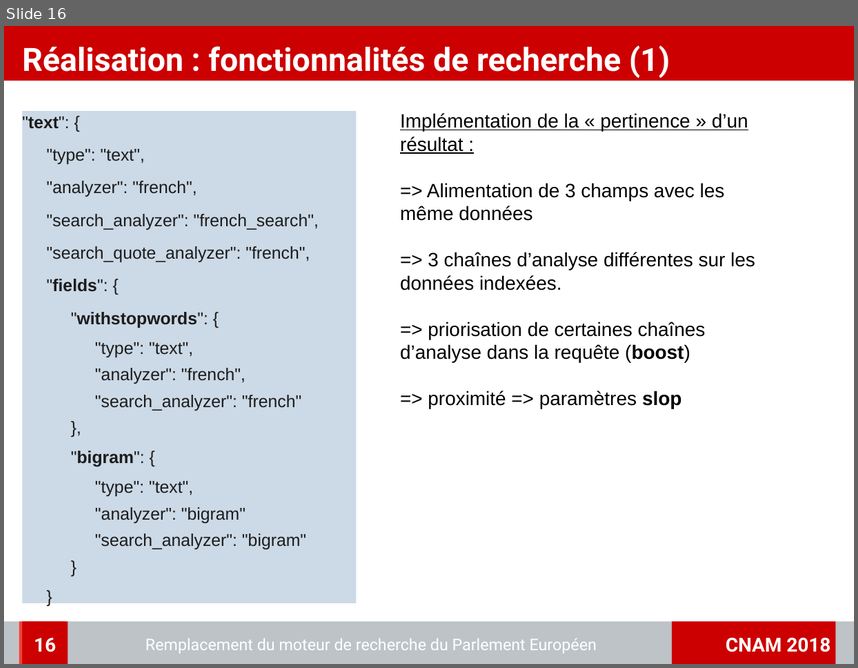
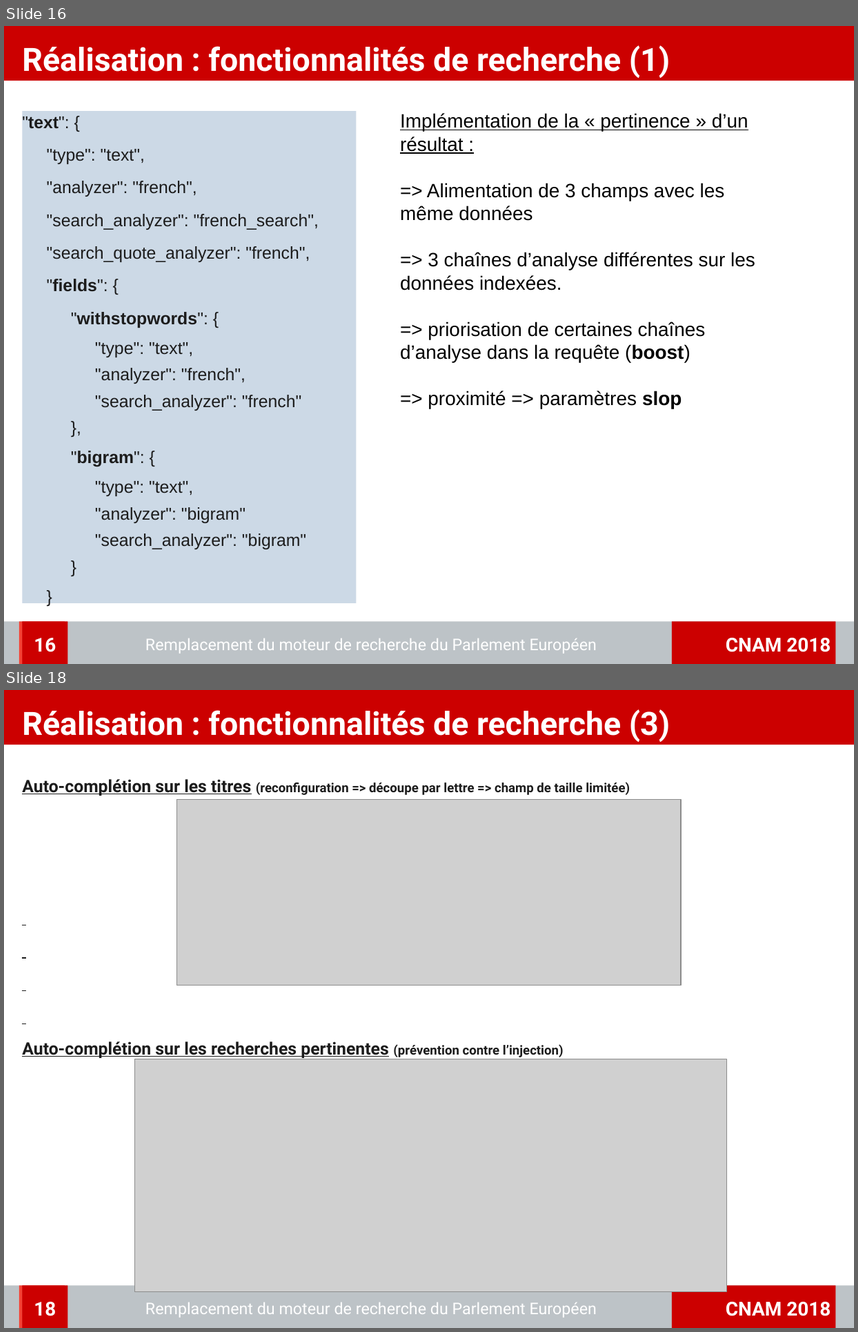
Before and after one commit to charleshuber/4tfront, a slide deck: memoire/presentation/memoire_presentation.odp. Shown one above the other, each under a label of ours: slide 16 before the commit, slides 16 and 18 after it; the slides between them are not shown. The pictures are 858x668 and 858x1332 pixels, drawn with LibreOffice and Linux fonts; fonts in the diff are those of the drawing; grey boxes stand for pictures; background and template pictures are left out. Boxes give left, top, right and bottom in pixels: in the first picture for what was removed or moved away, otherwise in the second. Text is boxed around its words. In the diff, an @@ line names an element or a change of style, - is before the commit and + after.

```diff
--- a/memoire/presentation/memoire_presentation.odp
+++ b/memoire/presentation/memoire_presentation.odp
@@ slide 18 added at [4,690,854,1328], background picture (left out); not listed: 4 template elements that a slide beside it also shows @@
@@ title added at [22,709,670,742], 30 pt, text #FFFFFF, bold @@
+Réalisation : fonctionnalités de recherche (3)
@@ text added at [22,779,630,1058], 12 pt, text #1C1C1C, bold @@
+Auto-complétion sur les titres (reconfiguration => découpe par lettre => champ de taille limitée)
+Auto-complétion sur les recherches pertinentes (prévention contre l’injection)
@@ picture added at [176,800,682,985] @@
@@ picture added at [134,1058,727,1291] @@
@@ page number added at [23,1285,68,1328], fill #CC0000, 18 pt, text #FFFFFF, bold @@
+18
@@ text added at [145,1302,597,1317], 15 pt, text #FFFFFF @@
+Remplacement du moteur de recherche du Parlement Européen
```
Also in this commit, not shown: 8 slides changed, 5 other files.
